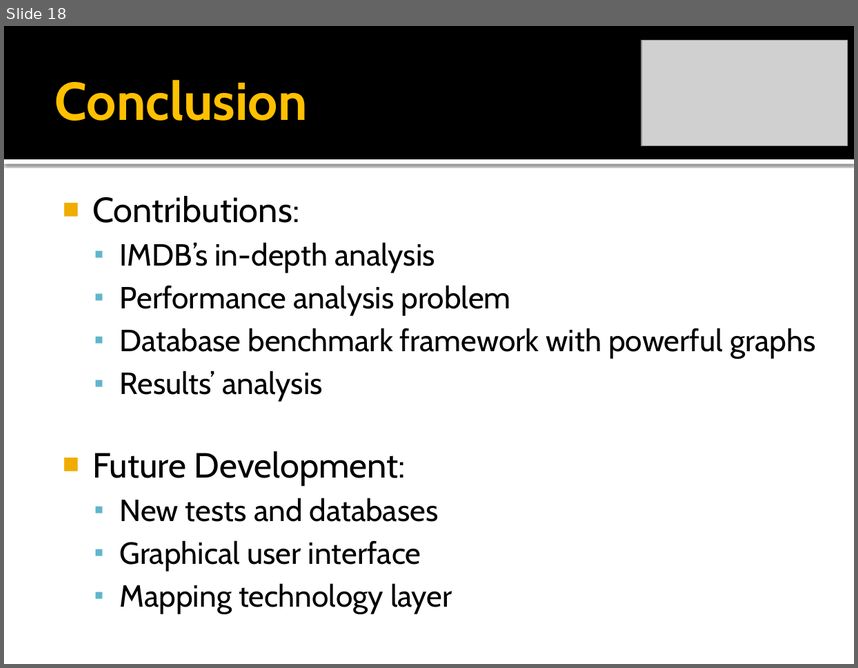
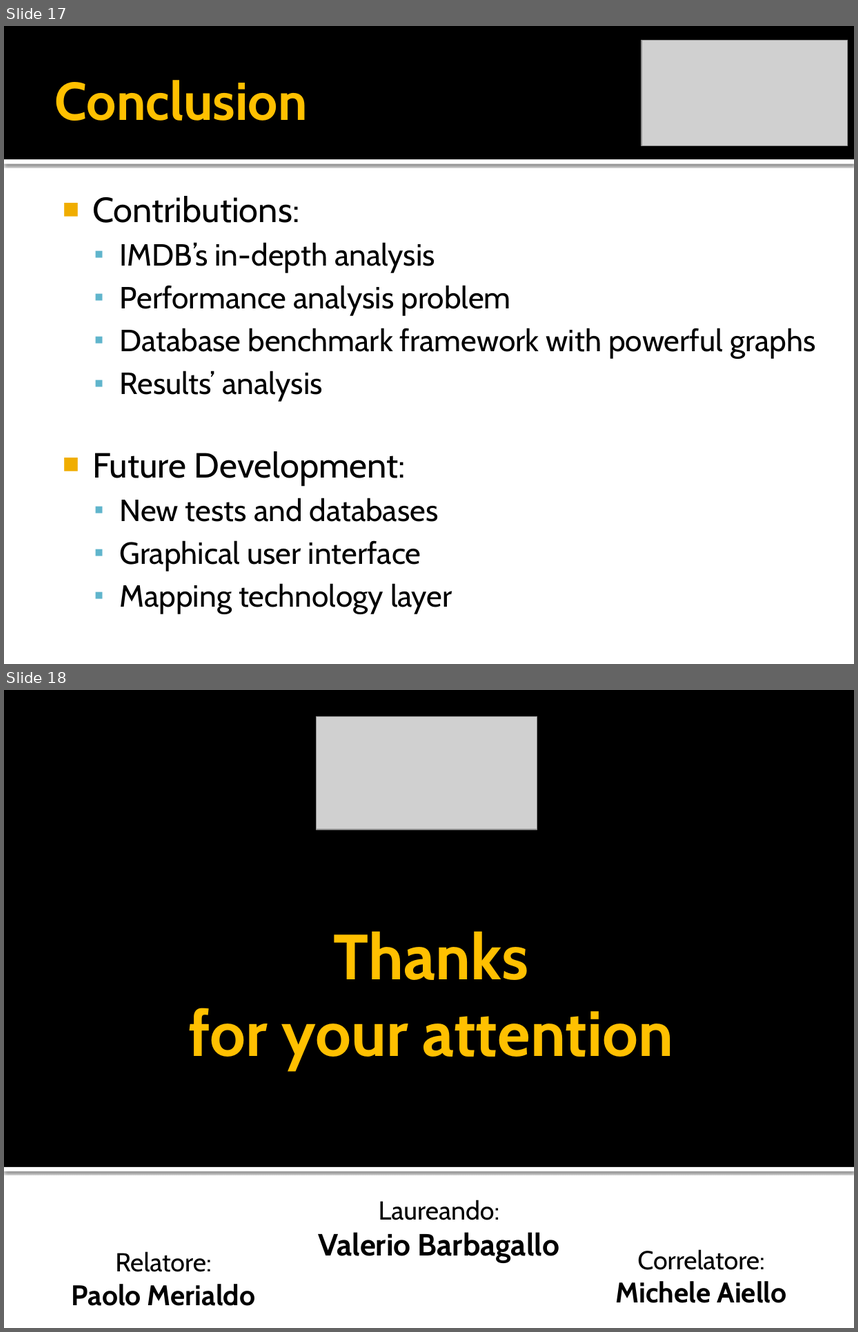
Before and after one commit to rickilama54/portable-db-bench, a slide deck: tesi/presentazione/Barbagallo-IMDB.pptx. Shown one above the other, each under a label of ours: slide 18 before the commit, slides 17 and 18 after it. The pictures are 858x668 and 858x1332 pixels, drawn with LibreOffice and Linux fonts; fonts in the diff are those of the drawing; grey boxes stand for pictures; background and template pictures are left out. Boxes give left, top, right and bottom in pixels: in the first picture for what was removed or moved away, otherwise in the second. Text is boxed around its words. In the diff, an @@ line names an element or a change of style, - is before the commit and + after.

```diff
--- a/tesi/presentazione/Barbagallo-IMDB.pptx
+++ b/tesi/presentazione/Barbagallo-IMDB.pptx
@@ slide 18 added at <box>4,690,854,1328</box>, background picture (left out) @@
@@ rectangle added at <box>4,690,854,1167</box>, fill #000000 @@
@@ picture added at <box>316,716,537,829</box> @@
@@ title added at <box>189,931,674,1069</box>, 54 pt, text #FFC000, bold @@
+Thanks
+for your attention
@@ rectangle added at <box>4,1167,854,1171</box>, fill #FFFFFF @@
@@ text added at <box>318,1199,559,1263</box>, 26 pt, text #000000, bold @@
+Laureando:
+Valerio Barbagallo
@@ text added at <box>72,1251,255,1305</box>, 24 pt, text #000000, bold @@
+Relatore:
+Paolo Merialdo
@@ text added at <box>616,1249,786,1303</box>, 24 pt, text #000000, bold @@
+Correlatore:
+Michele Aiello
@@ what was slide 18 is now slide 17 @@
```
Also in this commit, not shown: 2 slides changed.
